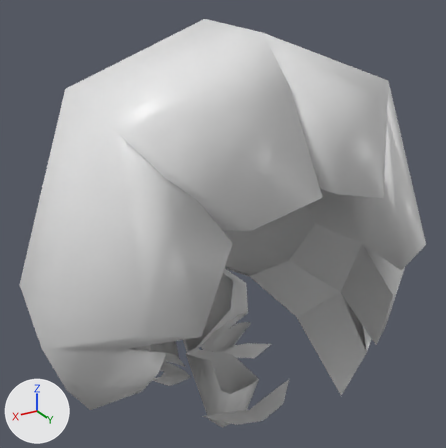
A saved change to the FBX model Assets/Models/Characters/Rig_Mick.fbx.
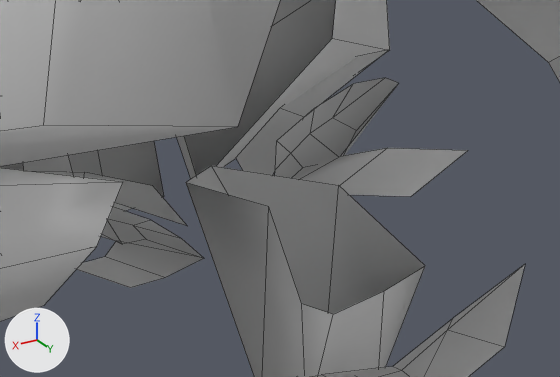
There are two pictures of each version: one from a camera (50 mm lens) standing at (0.152, -1.293, 1.798) and looking at (-0.017, -1.574, 1.657), one close up on the part from 29% to 67% of the width and 67% to 92% of the height. The lights are fixed; the arrows at lower left show +X, +Y and +Z. The close-ups show mesh edges as thin lines. Where no turn or scale is listed for an object, it has been applied to the vertices.

The scene before the commit, as lines of its bpy script (objects in view):
```python
me_plane_003 = bpy.data.meshes.new('Plane.003')
me_plane_003.from_pydata(...)  # 200 vertices, 166 faces; spans x -0.107..0.107, y -0.206..0.023, z -0.107..0.12
# faces by material slot: [23, 32, 111]
me_plane_003.materials.append(mat_mick)  # white #e7e7e7
me_plane_003.materials.append(mat_unlit)  # white #e7e7e7
me_plane_003.materials.append(mat_hair)  # white #e7e7e7
ob_char_face_mick = bpy.data.objects.new('char_Face_Mick', me_plane_003)
ob_char_face_mick.location = (0.0, -1.4932, 1.6515)
```
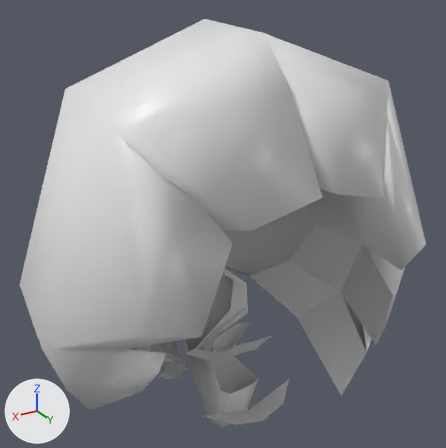
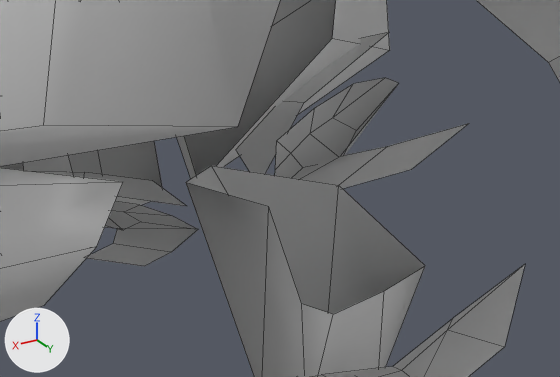
Where the change shows, as pixel boxes (x1, y1, x2, y2) in the close-ups (560 x 377 px; the box of a moved part takes in the faces that stretch with it):
part 1 of me_plane_003, moved or reshaped: before (236, 50, 388, 175); after (236, 32, 389, 174)
part 2 of me_plane_003, moved or reshaped: before (77, 207, 204, 288); after (87, 201, 198, 266)
part 3 of me_plane_003, moved or reshaped: before (84, 172, 187, 226); after (84, 172, 186, 206)
part 4 of me_plane_003, moved or reshaped: before (340, 148, 468, 197); after (339, 123, 469, 189)

The change in detail:
me_plane_003 has 200 vertices, 166 faces and spans x -0.107..0.107, y -0.206..0.023, z -0.107..0.12.
me_plane_003 is used by ob_char_face_mick; location (0.0, -1.4932, 1.6515).
me_plane_003 part 1: the loose piece of 6 vertices spanning x -0.046..-0.007, y -0.1..-0.082, z -0.084..-0.071 is multiplied about its middle by the matrix ((1.006, 0.053, 0.076), (-0.043, 1.0, -0.136), (-0.082, 0.132, 0.998)), then moved by (0.0, 0.0, 0.004).
me_plane_003 part 2: the loose piece of 18 vertices spanning x 0.011..0.042, y -0.089..-0.062, z -0.085..-0.068 is multiplied about its middle by the matrix ((0.949, -0.177, 0.094), (0.184, 0.949, -0.075), (-0.078, 0.091, 0.963)), then moved by (0.0, 0.0, 0.003).
Part 3, on me_plane_003:
Vertex 2 of me_plane_003 moves from (0.009, -0.082, -0.084) at pixel (187, 226) to (0.009, -0.082, -0.08) at pixel (187, 206).
Vertex 4 of me_plane_003 moves from (0.01, -0.093, -0.082) at pixel (152, 185) to (0.01, -0.093, -0.081) at pixel (152, 180).
Part 4, on me_plane_003:
Vertex 194 of me_plane_003 moves from (-0.028, -0.061, -0.079) at pixel (410, 196) to (-0.028, -0.061, -0.073) at pixel (411, 169).
Vertex 195 of me_plane_003 moves from (-0.041, -0.062, -0.073) at pixel (468, 150) to (-0.041, -0.062, -0.067) at pixel (469, 123).
